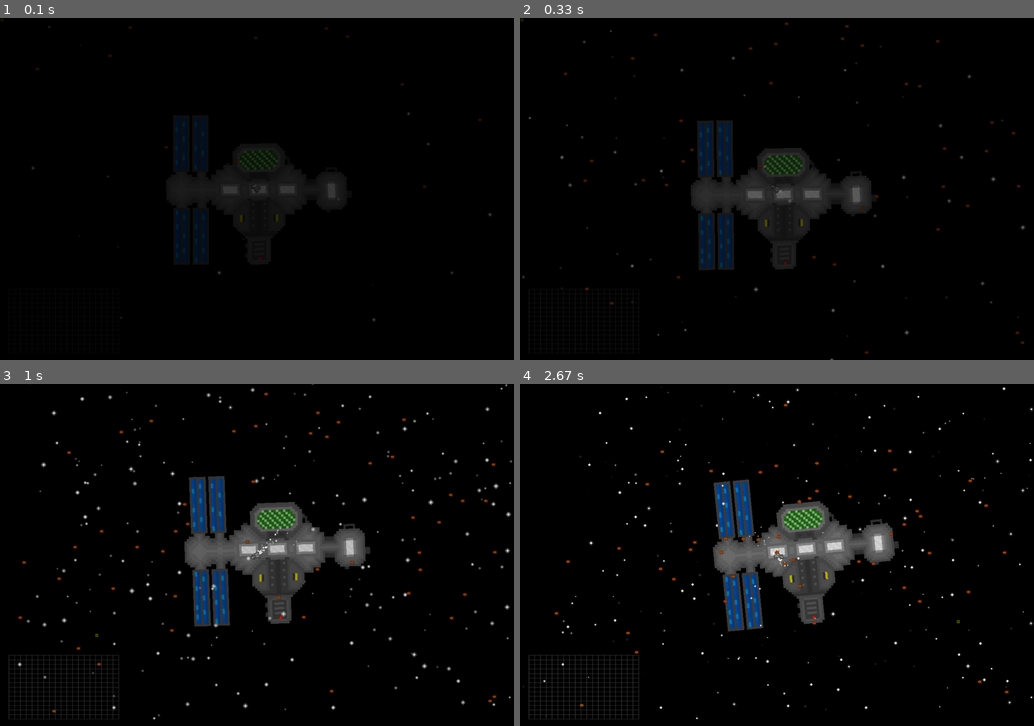
Above: before the commit, frames 1-4 (two rows, left to right).
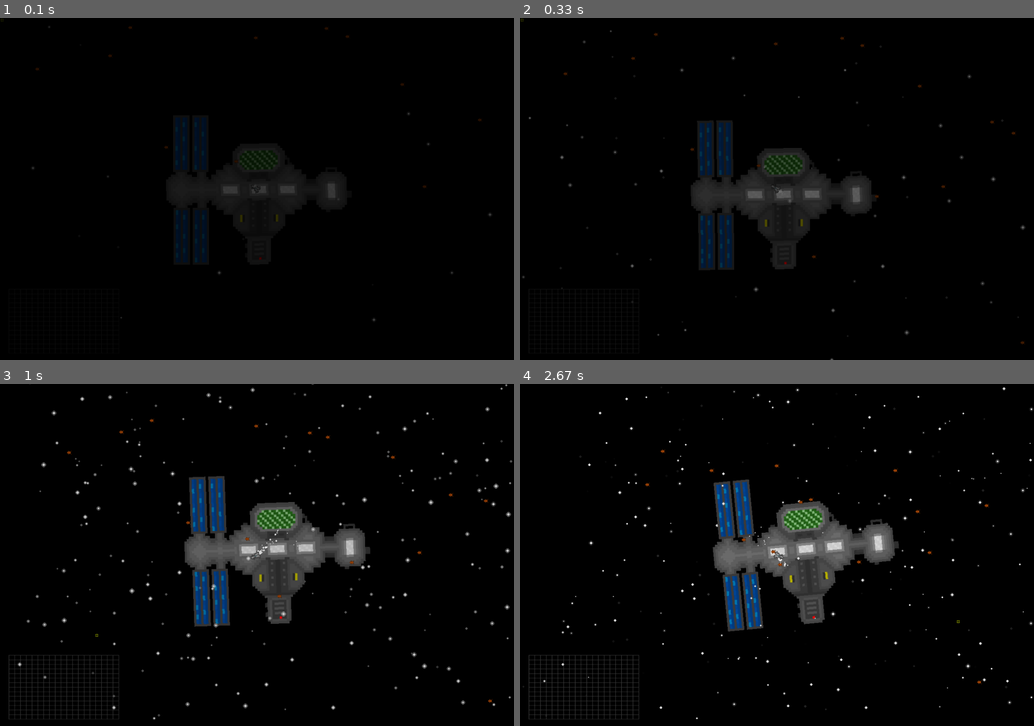
Above: after the commit, the same moments.

Repository: ztdnzunYT/Capstone-Project-2024
Game: pygame game, started from xzplore/xzplore.py
The game is run twice, just before and just after one commit, with the same random seed, the same clock (stepped at 60 frames per second) and the same inputs.
Inputs (mouse positions are in pixels of both pictures, inside the frame that each line leads up to):
- Up to frame 1 (0.1 s): no input
- Up to frame 2 (0.33 s): no input
- Up to frame 3 (1 s): move the mouse to (236, 568) at 0.37 s; move the mouse to (97, 637) at 0.87 s
- Up to frame 4 (2.67 s): move the mouse to (653, 486) at 1.2 s; move the mouse to (972, 684) at 1.7 s; move the mouse to (581, 479) at 2.27 s; move the mouse to (956, 623) at 2.6 s

Frame 1 is identical in both runs. In frame 2, 0.1% of the frame differs, in the area x 12-98%, y 1-99%; in frame 3, 0.3%; in frame 4, 0.4%, in the area x 6-96%, y 5-95%.

Commit message:
Update xzplore.py

Diff:
--- a/xzplore/xzplore.py
+++ b/xzplore/xzplore.py
@@ -11,7 +11,7 @@
 SCREEN_HEIGHT = 800 #650
 FPS = 120
 BLACK  = (0,0,0)
-screen = pygame.display.set_mode((SCREEN_WIDTH,SCREEN_HEIGHT),vsync=True)
+screen = pygame.display.set_mode((SCREEN_WIDTH,SCREEN_HEIGHT),vsync=False)
 pygame.mouse.set_visible(False)
 Clock = pygame.time.Clock()
 Game_State = "Space"
@@ -536,7 +536,7 @@
 
         if Projectile.projectile_delay > 10:
             if pygame.mouse.get_pressed()[2]:
-                sounds = [Sounds.lazer.set_volume(0.1),Sounds.lazer.set_volume(0.4)]
+                sounds = [Sounds.lazer.set_volume(0.05),Sounds.lazer.set_volume(0.1)]
                 random.choice(sounds)
                 Sounds.lazer.play()
                 for projectile_num in range(2):
@@ -556,7 +556,7 @@
         spaceship.point_towards(mouse_pos)
         spaceship.move(mouse_pos)
 
-        if len(parasites) < 50: #50
+        if len(parasites) < 15: #50
             parasites.append(Parasite(random.randint(0,SCREEN_WIDTH),random.randint(0,SCREEN_HEIGHT),os.path.join("assets","parasite1.png"),15,random.uniform(1,10)))
         for parasite in parasites:
             parasite.update(World_pos.dir_offset)
